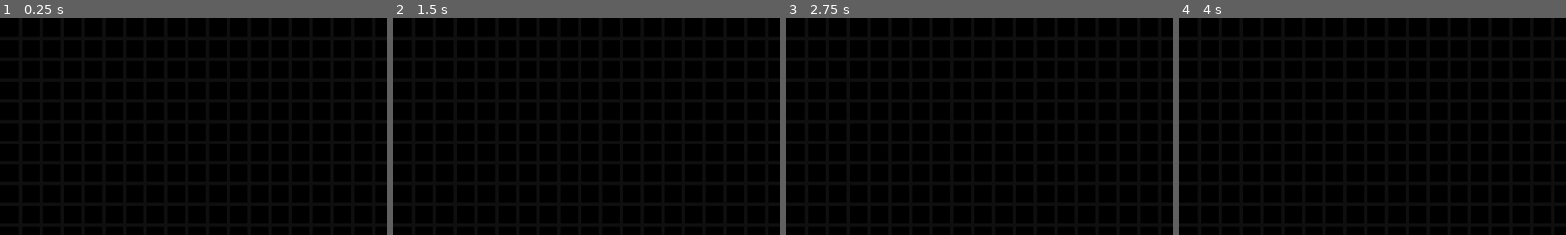
Above: before the commit, frames 1-4 (left to right).
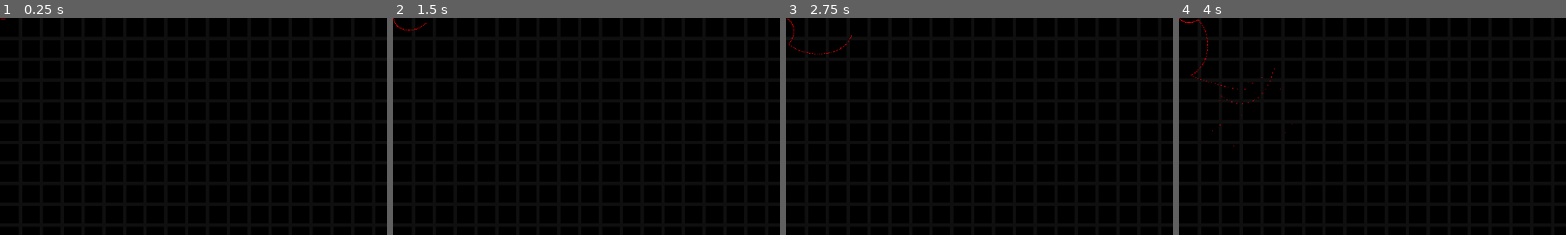
Above: after the commit, the same moments.

Repository: an-olive/BRSD-14
Game: Godot game, scene res://main.tscn
The game is run twice, just before and just after one commit, with the same random seed, the same clock (stepped at 60 frames per second) and the same inputs.
Inputs:
- Up to frame 1 (0.25 s): no input
- Up to frame 2 (1.5 s): tap Enter at 0.5 s; tap Space at 1.25 s
- Up to frame 3 (2.75 s): tap Enter at 2 s
- Up to frame 4 (4 s): tap Space at 2.75 s; tap Enter at 3.5 s
The pictures show only the part of the screen within x 0-50%, y 0-50%; the shares and areas given below are measured in that part.

The runs differ from the first frame. In frame 1, less than 0.1% of the frame differs, in the area x 0-2%, y 0-1%; in frame 2, less than 0.1%; in frame 3, 0.1%; in frame 4, 0.2%, in the area x 0-30%, y 0-60%.

Commit message:
add walls to gibs shader

Diff:
--- a/game.tscn
+++ b/game.tscn
@@ -8,6 +8,7 @@
 shader_parameter/bounds = Vector2(200, 200)
 shader_parameter/forceMultiplier = 100000.0
 shader_parameter/destructionRadius = 4.0
+shader_parameter/wallElasticity = 0.5
 
 [sub_resource type="OccluderPolygon2D" id="OccluderPolygon2D_mwb40"]
 
@@ -17,9 +18,8 @@
 grid_color = Color(0.0605308, 0.0605302, 0.0605303, 1)
 
 [node name="Gibs" type="GPUParticles2D" parent="."]
-emitting = false
 amount = 600
-lifetime = 9.28
+lifetime = 10.0
 process_material = SubResource("ShaderMaterial_e2o6t")
 
 [node name="HOLE" type="LightOccluder2D" parent="."]
--- a/gibs.gdshader
+++ b/gibs.gdshader
@@ -3,6 +3,7 @@
 uniform vec2 bounds = vec2(200, 200);
 uniform float forceMultiplier = 100000;
 uniform float destructionRadius = 4.0;
+uniform float wallElasticity = 0.5;
 
 void start() {
 	// Called when a particle is spawned.
@@ -16,10 +17,18 @@
 void process() {
 	vec2 relativeToCenter = bounds / 2.0 - TRANSFORM[3].xy;
 	float distanceFromCenter = sqrt(pow(relativeToCenter.x, 2.0) + pow(relativeToCenter.y, 2.0));
-	ACTIVE = TRANSFORM[3].x > 0.0 && TRANSFORM[3].x < bounds.x && TRANSFORM[3].y > 0.0 && TRANSFORM[3].y < bounds.y && distanceFromCenter > destructionRadius;
+	ACTIVE = distanceFromCenter > destructionRadius;
 	float force = (1.0 / pow(distanceFromCenter, 2.0)) * forceMultiplier;
 	float angle = atan(relativeToCenter.y, relativeToCenter.x);
 	//TRANSFORM[3].x = distanceFromCenter + 1.0;
 	VELOCITY += vec3(cos(angle), sin(angle), 0) * force * DELTA;
 	COLOR = vec4(1, 0, 0, 1);
+	if (TRANSFORM[3].x < 0.0 || TRANSFORM[3].x > bounds.x) {
+		TRANSFORM[3].x = clamp(TRANSFORM[3].x, 0.0, bounds.x);
+		VELOCITY.x *= -wallElasticity;
+	}
+	if (TRANSFORM[3].y < 0.0 || TRANSFORM[3].y > bounds.y) {
+		TRANSFORM[3].y = clamp(TRANSFORM[3].y, 0.0, bounds.y);
+		VELOCITY.y *= -wallElasticity;
+	}
 }
